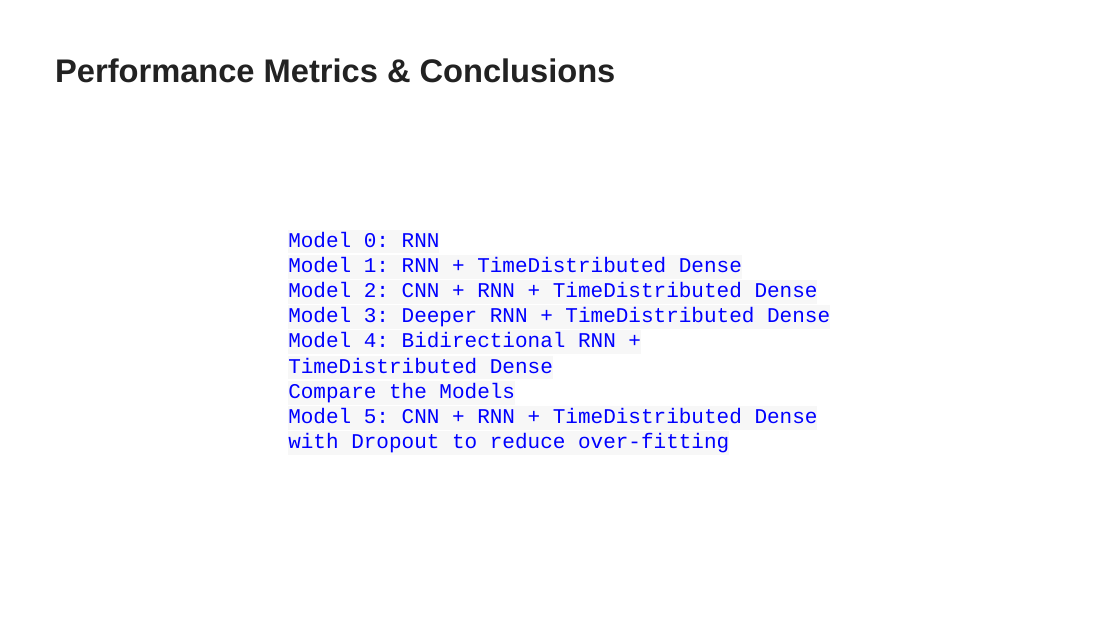
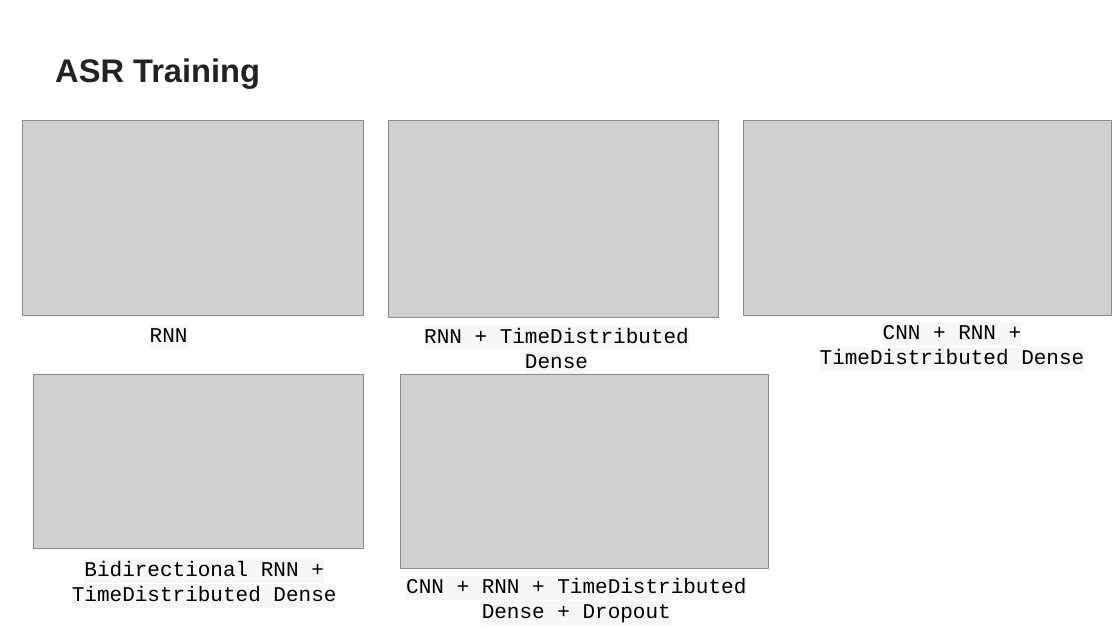
Before and after one commit to ravi-devgoblet/iisc_cohort4_group6_capstone, a slide deck: slide 4 of project_docs/Group 6 Capstone Project Presentation.pptx. Drawn at 1120x630 pixels with LibreOffice and Linux fonts; fonts in the diff are those of the drawing; grey boxes stand for pictures. Boxes give left, top, right and bottom in pixels: in the first picture for what was removed or moved away, otherwise in the second. Text is boxed around its words. In the diff, an @@ line names an element or a change of style, - is before the commit and + after.

Commit message:
Added Models Slide

```diff
--- a/project_docs/Group 6 Capstone Project Presentation.pptx
+++ b/project_docs/Group 6 Capstone Project Presentation.pptx
@@ text at (55, 58, 260, 88): text changed @@
-Performance Metrics & Conclusions
+ASR Training
@@ picture added at (22, 120, 364, 315) @@
@@ picture added at (389, 120, 719, 318) @@
@@ picture added at (744, 120, 1112, 315) @@
@@ text removed at (288, 232, 830, 453) @@
-Model 0: RNN
-Model 1: RNN + TimeDistributed Dense
-Model 2: CNN + RNN + TimeDistributed Dense
-Model 3: Deeper RNN + TimeDistributed Dense
-Model 4: Bidirectional RNN + TimeDistributed Dense
-Compare the Models
-Model 5: CNN + RNN + TimeDistributed Dense with Dropout to reduce over-fitting
@@ text added at (150, 328, 188, 342), 18 pt, text #000000 @@
+RNN
@@ text added at (424, 328, 689, 375), 18 pt, text #000000 @@
+RNN + TimeDistributed Dense
@@ text added at (820, 325, 1084, 365), 18 pt, text #000000 @@
+CNN + RNN + TimeDistributed Dense
@@ picture added at (34, 374, 364, 549) @@
@@ picture added at (400, 374, 768, 569) @@
@@ text added at (72, 561, 336, 602), 18 pt, text #000000 @@
+Bidirectional RNN + TimeDistributed Dense
@@ text added at (406, 578, 746, 623), 18 pt, text #000000 @@
+CNN + RNN + TimeDistributed Dense + Dropout
```
Also in this commit, not shown: 4 slides added, 1 slide removed.
